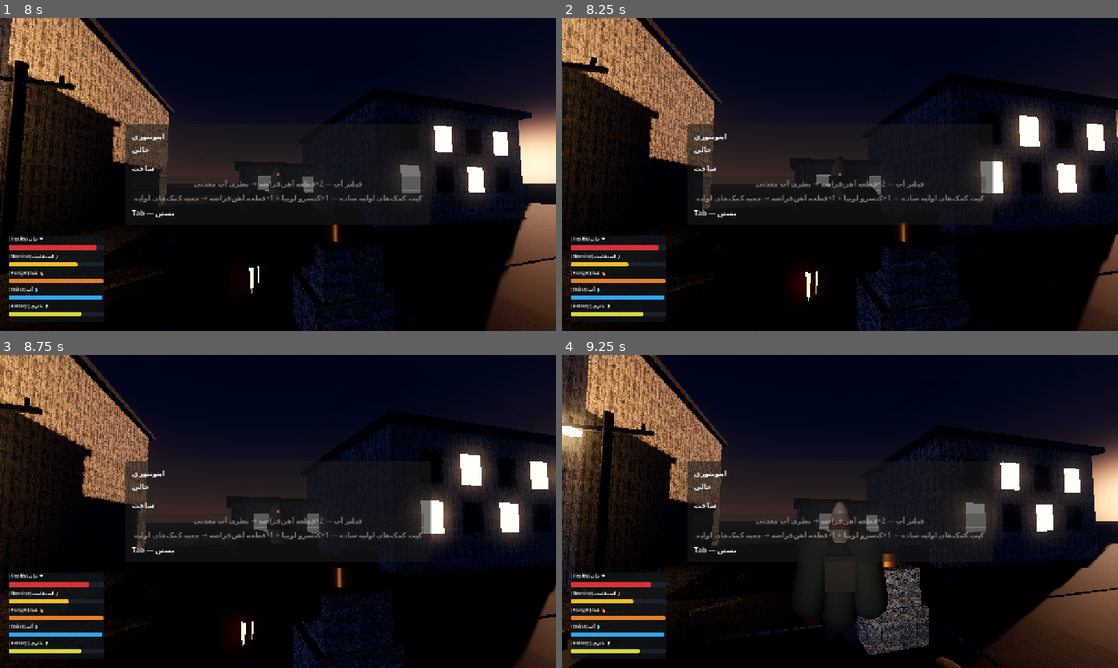
Above: before the commit, frames 1-4 (two rows, left to right).
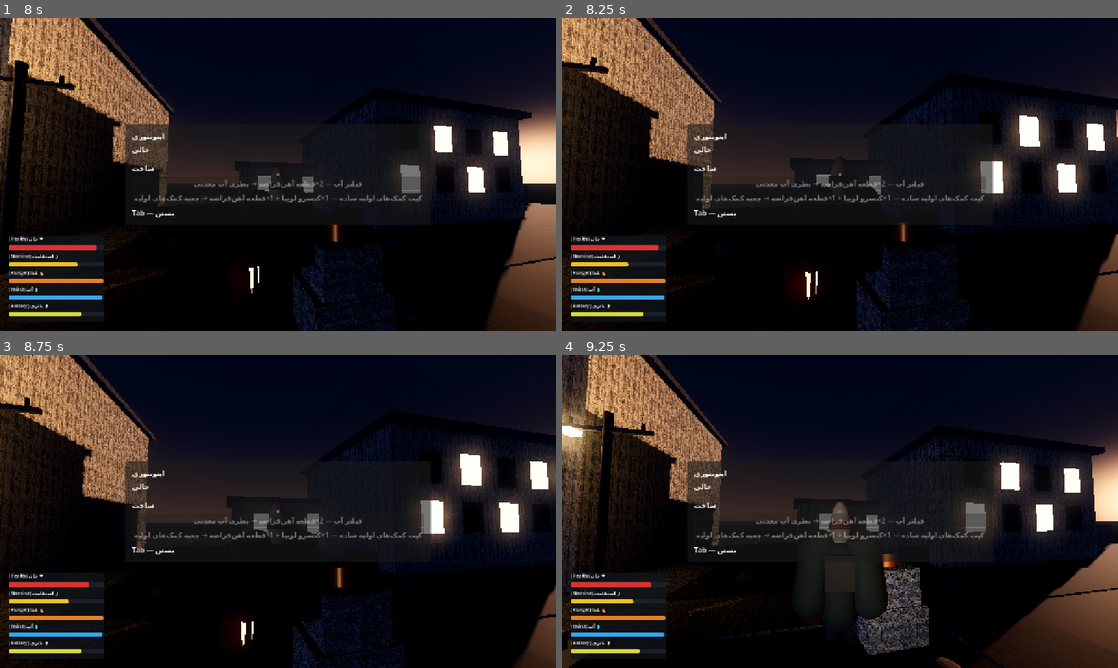
Above: after the commit, the same moments.

Repository: majidplay65-code/aftergrid-survival
Game: Godot game, scene res://ui/menus/main_menu.tscn
The game is run twice, just before and just after one commit, with the same random seed, the same clock (stepped at 60 frames per second) and the same inputs.
Inputs (mouse positions are in pixels of both pictures, inside the frame that each line leads up to):
- Up to frame 1 (8 s): click "شروع" at 0.5 s; tap Enter at 1.25 s; move the mouse to (305, 174) at 1.27 s; hold E (interact) 1.28-2.03 s; hold W (move_forward) 1.28-5.03 s; tap Space (jump) at 1.52, 2.27, 3.77, 4.52, 5.27, 6.77, 7.52 s; tap Shift (run) at 1.55, 2.1, 3.05, 4.55 s; move the mouse to (250, 174) at 2.02 s; tap E (interact) at 2.3, 3.8, 5.3, 6.6 s; move the mouse to (289, 168) at 2.77 s; hold C (crouch) 2.78-3.53 s; move the mouse to (272, 180) at 3.52 s; tap F (flashlight) at 3.6 s; move the mouse to (316, 177) at 4.27 s; hold E (interact) 4.28-5.03 s; tap Tab (inventory) at 4.9 s; move the mouse to (111, 127) at 5.02 s; hold A (move_left) 5.03-5.78 s; click (111, 127) at 5.1 s; move the mouse to (305, 174) at 5.77 s; hold S (move_back) 5.78-6.53 s; hold Shift (run) 5.78-6.53 s; click (305, 174) at 5.92 s; move the mouse to (194, 96) at 6.52 s; hold D (move_right) 6.53-7.28 s; move the mouse to (400, 158) at 7.27 s; hold W (move_forward) from 7.28 s (still down); hold Shift (run) from 7.28 s (still down)
- Up to frame 2 (8.25 s): move the mouse to (728, 190) at 8.02 s; release W (move_forward) at 8.03 s; release Shift (run) at 8.03 s; hold D (move_right) from 8.03 s (still down); tap C (crouch) at 8.1 s; click (728, 190) at 8.17 s
- Up to frame 3 (8.75 s): keep holding D (move_right); tap Space (jump) at 8.27 s; tap E (interact) at 8.3 s
- Up to frame 4 (9.25 s): move the mouse to (895, 442) at 8.77 s; release D (move_right) at 8.78 s; hold S (move_back) from 8.78 s (still down); hold F (flashlight) from 8.78 s (still down); tap Shift (run) at 9.05 s

Frame 1 is identical in both runs. In frame 2, 0.9% of the frame differs, in the area x 0-100%, y 0-100%; in frame 3, less than 0.1%; in frame 4, less than 0.1%.

Commit message:
فاز ۲۷: رادیو شرق — دلیل حیاط صنعتی.
فعال‌سازی با یک قراضه؛ EventBus.radio_activated؛ بدون سلاح گرم.

Co-authored-by: arena-agent <297053741+arena-agent@users.noreply.github.com>

Diff:
--- /dev/null
+++ b/entities/interactables/radio_beacon.gd
@@ -0,0 +1,26 @@
+## RadioBeacon
+## دلیل شرق: فعال‌سازی با یک قراضه. بدون سلاح گرم.
+class_name RadioBeacon
+extends Interactable
+
+const COST_ITEM: StringName = &"scrap_metal"
+const COST_AMOUNT: int = 1
+
+
+func _ready() -> void:
+	if prompt_message == "تعامل" or prompt_message.is_empty():
+		prompt_message = "فعال‌کردن رادیو (۱ قراضه)"
+
+
+func _on_interact(_actor: Node3D) -> void:
+	if GameState.radio_is_on:
+		EventBus.toast_requested.emit("سیگنال از قبل فعال است")
+		return
+	if not InventoryManager.has_item(COST_ITEM, COST_AMOUNT):
+		EventBus.toast_requested.emit("برای رادیو ۱ قراضه لازم است")
+		return
+	InventoryManager.remove_item(COST_ITEM, COST_AMOUNT)
+	GameState.radio_is_on = true
+	EventBus.radio_activated.emit()
+	EventBus.toast_requested.emit("سیگنال زدی — شرق پاسخ داد")
+	prompt_message = "رادیو فعال است"
--- /dev/null
+++ b/entities/interactables/radio_beacon.tscn
@@ -0,0 +1,30 @@
+[gd_scene load_steps=5 format=3]
+
+[ext_resource type="Script" path="res://entities/interactables/radio_beacon.gd" id="1_radio"]
+
+[sub_resource type="CylinderMesh" id="m_radio"]
+top_radius = 0.12
+bottom_radius = 0.18
+height = 1.4
+
+[sub_resource type="CylinderShape3D" id="s_radio"]
+radius = 0.22
+height = 1.4
+
+[sub_resource type="StandardMaterial3D" id="mat_radio"]
+albedo_color = Color(0.2, 0.22, 0.18, 1)
+metallic = 0.4
+roughness = 0.55
+
+[node name="RadioBeacon" type="StaticBody3D"]
+script = ExtResource("1_radio")
+prompt_message = "فعال‌کردن رادیو (۱ قراضه)"
+
+[node name="CollisionShape3D" type="CollisionShape3D" parent="."]
+transform = Transform3D(1, 0, 0, 0, 1, 0, 0, 0, 1, 0, 0.7, 0)
+shape = SubResource("s_radio")
+
+[node name="Mesh" type="MeshInstance3D" parent="."]
+transform = Transform3D(1, 0, 0, 0, 1, 0, 0, 0, 1, 0, 0.7, 0)
+mesh = SubResource("m_radio")
+surface_material_override/0 = SubResource("mat_radio")
--- a/levels/test_level.tscn
+++ b/levels/test_level.tscn
@@ -20,6 +20,7 @@
 [ext_resource type="PackedScene" path="res://entities/world/safe_shop.tscn" id="18_shop"]
 [ext_resource type="Script" path="res://core/world/day_cycle.gd" id="19_day"]
 [ext_resource type="PackedScene" path="res://entities/interactables/workbench.tscn" id="20_bench"]
+[ext_resource type="PackedScene" path="res://entities/interactables/radio_beacon.tscn" id="21_radio"]
 
 [sub_resource type="NavigationMesh" id="navpoly"]
 vertices = PackedVector3Array(-40, 0, -40, -26.5, 0, -40, -26.5, 0, -26.5, -40, 0, -26.5, -22.5, 0, -40, -22.5, 0, -26. …(5441 unchanged characters)…
@@ -1430,6 +1431,9 @@
 [node name="Workbench" parent="." instance=ExtResource("20_bench")]
 transform = Transform3D(1, 0, 0, 0, 1, 0, 0, 0, 1, 9.5, 0, 10.6)
 
+[node name="RadioBeacon" parent="." instance=ExtResource("21_radio")]
+transform = Transform3D(1, 0, 0, 0, 1, 0, 0, 0, 1, 26.5, 0, 22)
+
 [node name="Player" parent="." instance=ExtResource("1_player")]
 transform = Transform3D(1, 0, 0, 0, 1, 0, 0, 0, 1, 0, 1.0, 7)
 
--- a/project.godot
+++ b/project.godot
@@ -11,8 +11,8 @@
 [application]
 
 config/name="Aftergrid"
-config/description="Working title — survival after the grid goes down. Phases 0-26 (… workbench)."
-config/version="0.27.0"
+config/description="Working title — survival after the grid goes down. Phases 0-27 (… radio beacon)."
+config/version="0.28.0"
 run/main_scene="res://ui/menus/main_menu.tscn"
 config/features=PackedStringArray("4.7", "Forward Plus")
 config/icon="res://icon.svg"
--- /dev/null
+++ b/tests/radio_beacon_test.gd
@@ -0,0 +1,85 @@
+## تست کارکردی headless فاز ۲۷ (رادیو شرق).
+extends SceneTree
+
+const LEVEL_PATH: String = "res://levels/test_level.tscn"
+const EXPECTED_CHECK_COUNT: int = 9
+
+var checks_run: int = 0
+var failures: int = 0
+var heard_radio: bool = false
+
+
+func _initialize() -> void:
+	_ensure_autoloads()
+	EventBus.radio_activated.connect(_on_radio)
+	var save_manager: Variant = root.get_node_or_null("SaveManager")
+	if save_manager != null and save_manager.has_save_file():
+		save_manager.delete_save_file()
+	GameState.radio_is_on = false
+	var packed: PackedScene = load(LEVEL_PATH)
+	var level: Node = packed.instantiate()
+	root.add_child(level)
+	_run(level)
+	_finish()
+
+
+func _on_radio() -> void:
+	heard_radio = true
+
+
+func _run(level: Node) -> void:
+	var radio: RadioBeacon = level.get_node_or_null("RadioBeacon") as RadioBeacon
+	_check(radio != null, "RadioBeacon در سطح هست")
+	var player: Player = level.get_node_or_null("Player") as Player
+	_check(player != null, "بازیکن موجود است")
+	if radio == null or player == null:
+		return
+	_check(radio.global_position.x > 20.0, "رادیو در شرق نقشه است")
+	var inv: Variant = root.get_node_or_null("InventoryManager")
+	radio.interact(player)
+	_check(not heard_radio, "بدون قراضه فعال نمی‌شود")
+	inv.add_item(&"scrap_metal", 1)
+	radio.interact(player)
+	_check(heard_radio, "با قراضه radio_activated می‌آید")
+	_check(GameState.radio_is_on, "GameState.radio_is_on روشن است")
+	_check(inv.count_item(&"scrap_metal") == 0, "یک قراضه مصرف شد")
+	heard_radio = false
+	radio.interact(player)
+	_check(not heard_radio, "فعال‌سازی دوباره سیگنال نمی‌دهد")
+
+
+func _ensure_autoloads() -> void:
+	var ordered: Array = [
+		[&"EventBus", "res://autoloads/event_bus.gd"],
+		[&"GameState", "res://autoloads/game_state.gd"],
+		[&"SceneManager", "res://autoloads/scene_manager.gd"],
+		[&"SaveManager", "res://autoloads/save_manager.gd"],
+		[&"InventoryManager", "res://core/inventory/inventory_manager.gd"],
+		[&"CraftingSystem", "res://core/crafting/crafting_system.gd"],
+	]
+	for pair in ordered:
+		var n: StringName = pair[0]
+		if not root.has_node(NodePath(n)):
+			var node: Node = load(pair[1]).new()
+			node.name = n
+			root.add_child(node)
+
+
+func _check(ok: bool, label: String) -> void:
+	checks_run += 1
+	if ok:
+		print("PASS: ", label)
+	else:
+		failures += 1
+		printerr("FAIL: ", label)
+
+
+func _finish() -> void:
+	_check(checks_run + 1 == EXPECTED_CHECK_COUNT,
+			"همه‌ی %d چک اجرا شد (اجراشده: %d)" % [EXPECTED_CHECK_COUNT, checks_run + 1])
+	if failures == 0:
+		print("ALL TESTS PASSED (radio beacon)")
+		quit(0)
+	else:
+		printerr("%d TEST(S) FAILED" % failures)
+		quit(1)
Not shown: 1 places in levels/test_level.tscn that only renumber resources
Not shown, changed: AGENTS.md
Not shown, changed: CHANGELOG.md
Not shown, changed: README.md
